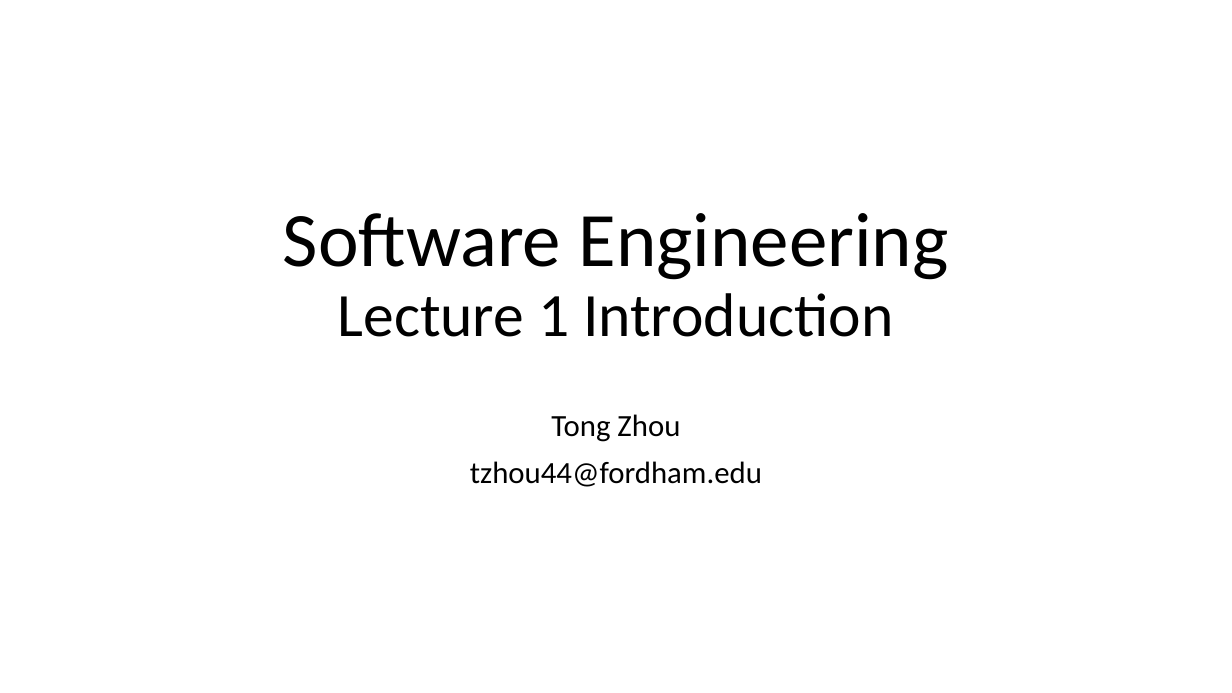
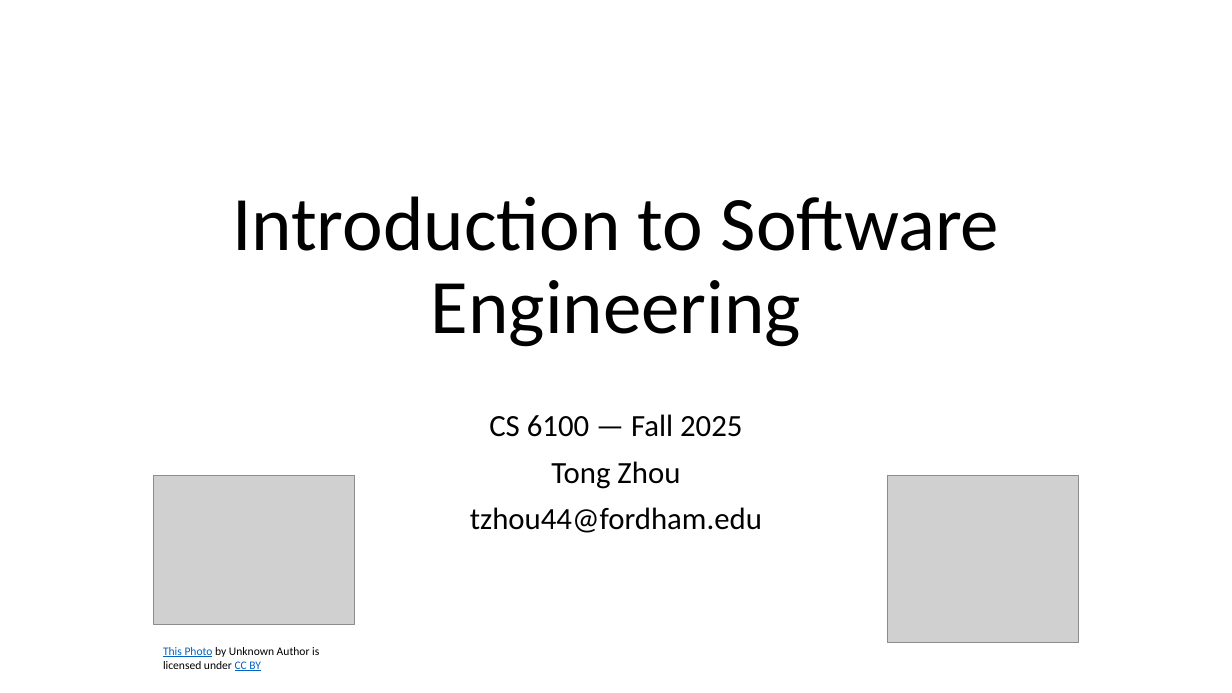
Before and after one commit to tongzhou80/cs6100, a slide deck: slide 1 of slides/Lecture1.pptx. Drawn at 1232x693 pixels with LibreOffice and Linux fonts; fonts in the diff are those of the drawing; grey boxes stand for pictures. Boxes give left, top, right and bottom in pixels: in the first picture for what was removed or moved away, otherwise in the second. Text is boxed around its words. In the diff, an @@ line names an element or a change of style, - is before the commit and + after.

```diff
--- a/slides/Lecture1.pptx
+++ b/slides/Lecture1.pptx
@@ title at [232,196,999,347]: text changed; size 48 to 60 pt @@
-Software Engineering
-Lecture 1 Introduction
+Introduction to Software Engineering
@@ subtitle at [489,414,742,437]: paragraph added @@
+CS 6100 — Fall 2025
@@ picture added at [154,475,355,624] @@
@@ picture added at [888,475,1079,642] @@
@@ text added at [163,647,319,671], 9 pt, text #000000 @@
+This Photo by Unknown Author is licensed under CC BY
```
Also in this commit, not shown: 10 other slides changed, 8 slides added, 1 slide removed, 3 other files.
